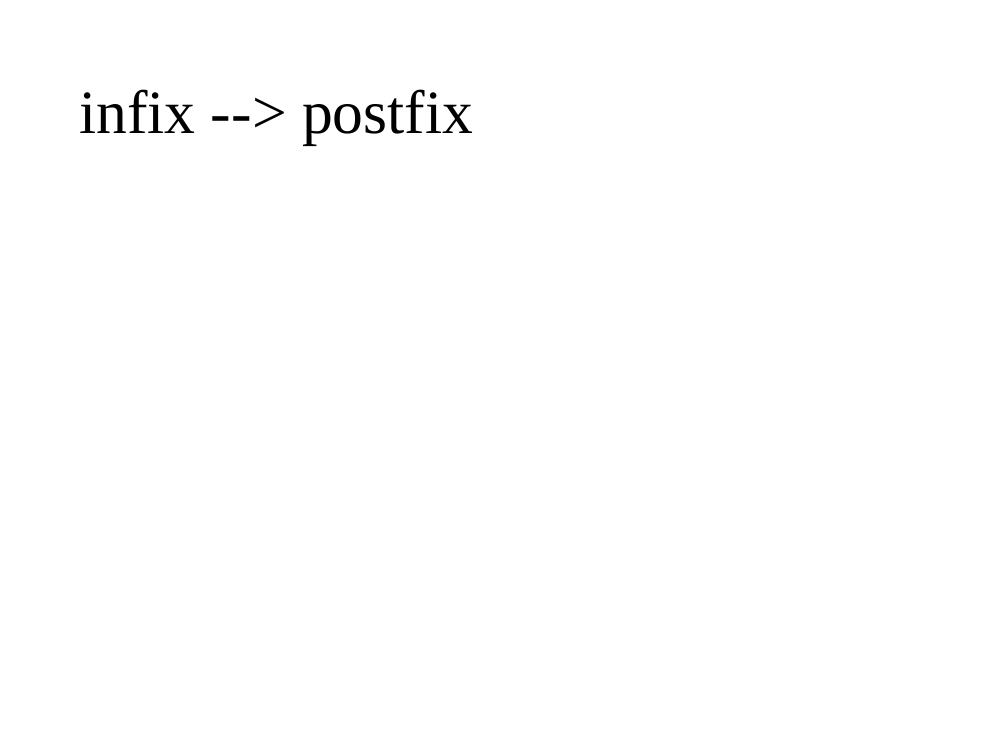
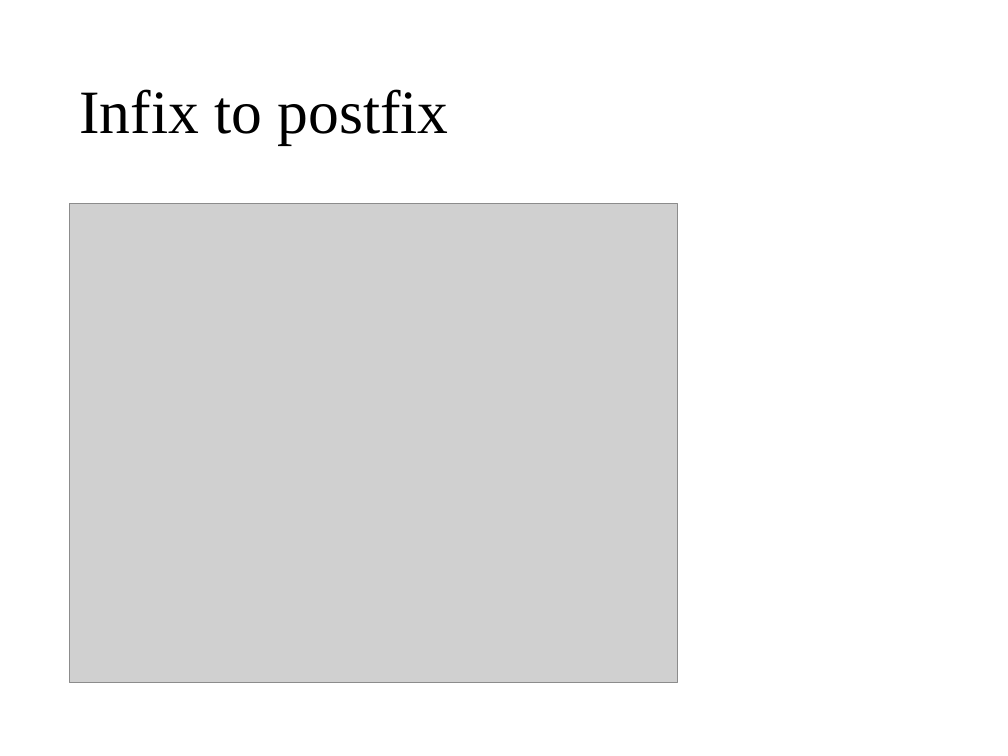
Before and after one commit to wangruxing/DataStructure, a slide deck: slide 58 of Chapter 3 Stacks and Queues/Chapter 3.pptx (slide 43 before the commit). Drawn at 1008x756 pixels with LibreOffice and Linux fonts; fonts in the diff are those of the drawing; grey boxes stand for pictures. Boxes give left, top, right and bottom in pixels: in the first picture for what was removed or moved away, otherwise in the second. Text is boxed around its words. In the diff, an @@ line names an element or a change of style, - is before the commit and + after.

```diff
--- a/Chapter 3 Stacks and Queues/Chapter 3.pptx
+++ b/Chapter 3 Stacks and Queues/Chapter 3.pptx
@@ title at <box>79,89,449,144</box>: text changed @@
-infix --> postfix
+Infix to postfix
@@ picture added at <box>70,204,677,683</box> @@
```
Also in this commit, not shown: 2 other slides changed, 20 slides added, 4 slides removed, 34 other files.
